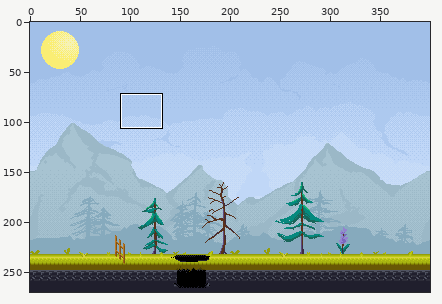
A pixel-art file gets an edit: public/assets/tiles/тайли.aseprite. Above, an overview of the earlier version with the close-up marked.
Close-up. Before the commit:
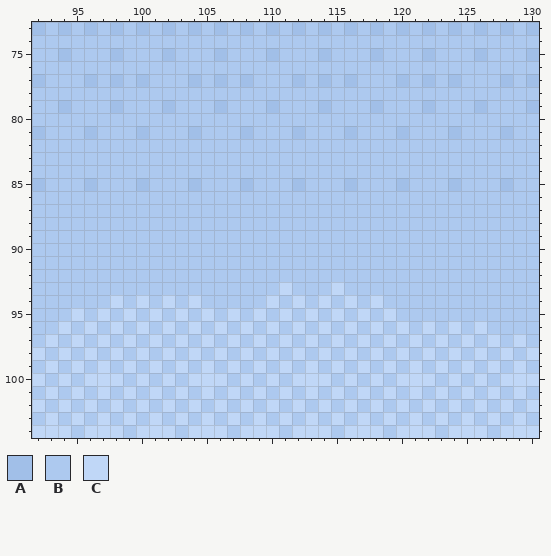
400x270 pixels, 1 frame. Shown: x 92..130, y 73..104.
Visible layers, top first: "Layer 1", "земля", "дерева", "гори", "сонце", "небо".
Palette (. is transparent): A #a1bfe8  B #adc9ef  C #c0d7f7
Pixels before, first column x 92:
 73 ABABABABABABABABABABABABABABABABABABABA
 74 BBBBBBBBBBBBBBBBBBBBBBBBBBBBBBBBBBBBBBB
 75 BBABBBABBBABBBABBBABBBABBBABBBABBBABBBA
 76 BBBBBBBBBBBBBBBBBBBBBBBBBBBBBBBBBBBBBBB
 77 ABBBABABABBBABABABBBABABABBBABABABBBABA
 78 BBBBBBBBBBBBBBBBBBBBBBBBBBBBBBBBBBBBBBB
 79 BBABBBABBBABBBABBBABBBABBBABBBABBBABBBA
 80 BBBBBBBBBBBBBBBBBBBBBBBBBBBBBBBBBBBBBBB
 81 ABBBABBBABBBABBBABBBABBBABBBABBBABBBABB
 82 BBBBBBBBBBBBBBBBBBBBBBBBBBBBBBBBBBBBBBB
 83 BBBBBBBBBBBBBBBBBBBBBBBBBBBBBBBBBBBBBBB
 84 BBBBBBBBBBBBBBBBBBBBBBBBBBBBBBBBBBBBBBB
 85 ABBBABBBABBBABBBABBBABBBABBBABBBABBBABB
 86 BBBBBBBBBBBBBBBBBBBBBBBBBBBBBBBBBBBBBBB
 87 BBBBBBBBBBBBBBBBBBBBBBBBBBBBBBBBBBBBBBB
 88 BBBBBBBBBBBBBBBBBBBBBBBBBBBBBBBBBBBBBBB
 89 BBBBBBBBBBBBBBBBBBBBBBBBBBBBBBBBBBBBBBB
 90 BBBBBBBBBBBBBBBBBBBBBBBBBBBBBBBBBBBBBBB
 91 BBBBBBBBBBBBBBBBBBBBBBBBBBBBBBBBBBBBBBB
 92 BBBBBBBBBBBBBBBBBBBBBBBBBBBBBBBBBBBBBBB
 93 BBBBBBBBBBBBBBBBBBBCBBBCBBBBBBBBBBBBBBB
 94 BBBBBBCBCBCBCBBBBBCBCBCBCBCBBBBBBBBBBBB
 95 BBBCBCBCBCBCBCBCBCBCBCBCBCBCBBBBBBBBBBB
 96 BBCBCBCBCBCBCBCBCBCBCBCBCBCBCBCBCBCBBBB
 97 BCBCBCBCBCBCBCBCBCBCBCBCBCBCBCBCBCBCBCB
 98 CBCBCBCBCBCBCBCBCBCBCBCBCBCBCBCBCBCBCBC
 99 BCBCBCBCBCBCBCBCBCBCBCBCBCBCBCBCBCBCBCB
100 CBCBCCCBCBCBCCCBCBCBCCCBCBCBCCCBCBCBCCC
101 BCBCBCBCBCBCBCBCBCBCBCBCBCBCBCBCBCBCBCB
102 CBCBCBCBCBCBCBCBCBCBCBCBCBCBCBCBCBCBCBC
103 BCBCBCBCBCBCBCBCBCBCBCBCBCBCBCBCBCBCBCB
104 CCCBCCCBCCCBCCCBCCCBCCCBCCCBCCCBCCCBCCC
Once edited:
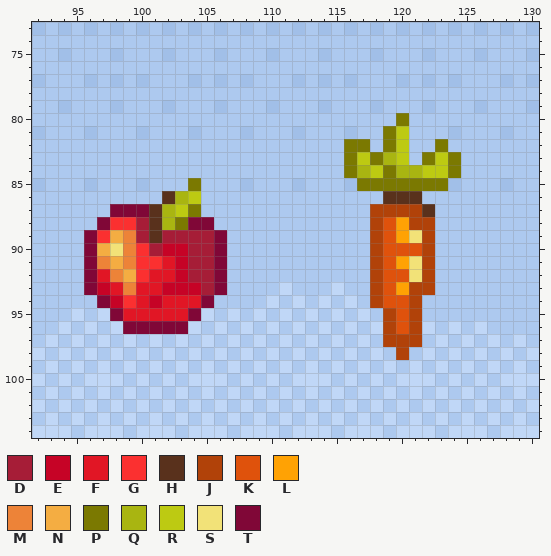
Colours new in this view: D #a61d37  E #c60326  F #e11625  G #fb3030  H #59311c  J #b14209  K #df520c  L #ffa204  M #ed8338  N #f4ad42  P #7b7901  Q #a9b511  R #bdca12  S #f2e278  T #800737
Changes in this commit:
Layer "Layer 1":
y 80: x 120 B -> P
y 81: x 119..120 BA -> PR
y 82: x 116..117 BB -> PP; x 119..120 BB -> PR; x 123 B -> P
y 83: x 116..120 BBBBB -> PRPQR; x 122..124 BBB -> PRP
y 84: x 116..124 BBBBBBBBB -> PQRPQQRRP
y 85: x 104 A -> P; x 117..123 BBBABBB -> PPPPPPP
y 86: x 102..104 BBB -> HQR; x 119..121 BBB -> HHH
y 87: x 98..104 BBBBBBB -> TTTHQRP; x 118..122 BBBBB -> JJJJH
y 88: x 97..105 BBBBBBBBB -> TGGDHQPTT; x 118..122 BBBBB -> JKLJJ
y 89: x 96..106 BBBBBBBBBBB -> TGNMDHDDDDT; x 118..122 BBBBB -> JKLSJ
y 90: x 96..106 BBBBBBBBBBB -> TNSMGDEEDDT; x 118..122 BBBBB -> JKKKJ
y 91: x 96..106 BBBBBBBBBBB -> TMNMGGFEDDT; x 118..122 BBBBB -> JKLSJ
y 92: x 96..106 BBBBBBBBBBB -> TFMNGFFEDDT; x 118..122 BBBBB -> JKKSJ
y 93: x 96..106 BBBBBBBBBBB -> TEFMFFEEEDT; x 118..122 BBBBB -> JKLJJ
y 94: x 97..105 BCBCBCBCB -> TEGFEFFFT; x 118..121 CBBB -> JKKJ
y 95: x 98..104 BCBCBCB -> TFFFFFT; x 119..121 CBB -> JKJ
y 96: x 99..103 BCBCB -> TTTTT; x 119..121 BCB -> JKJ
y 97: x 119..121 CBC -> JJJ
y 98: x 120 C -> J
